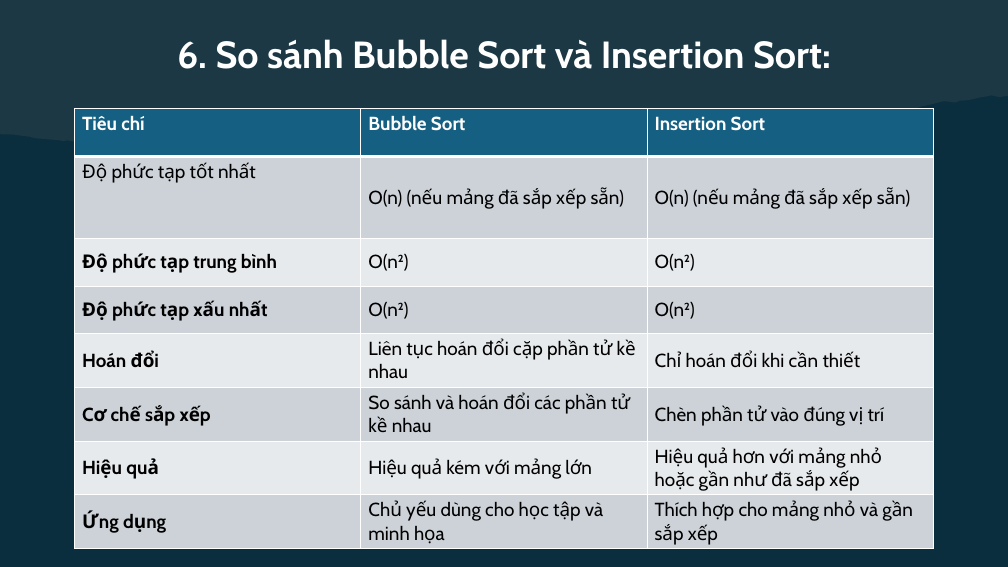
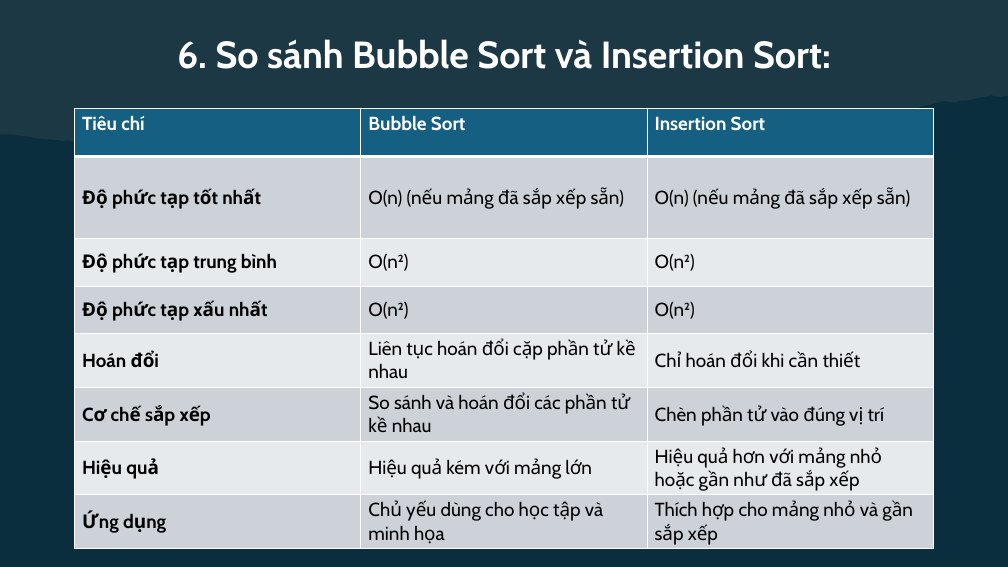
Before and after one commit to ngotuanviet/BTLDSA, a slide deck: slide 143 of ThuyetTrinh/SlideThuyetTrinh.pptx. Drawn at 1008x567 pixels with LibreOffice and Linux fonts; fonts in the diff are those of the drawing. Boxes give left, top, right and bottom in pixels: in the first picture for what was removed or moved away, otherwise in the second. Text is boxed around its words. In the diff, an @@ line names an element or a change of style, - is before the commit and + after.

```diff
--- a/ThuyetTrinh/SlideThuyetTrinh.pptx
+++ b/ThuyetTrinh/SlideThuyetTrinh.pptx
@@ table at (x1=75, y1=108, x2=935, y2=545) @@
@@ bold on in "Độ phức tạp tốt nhất" @@
```
